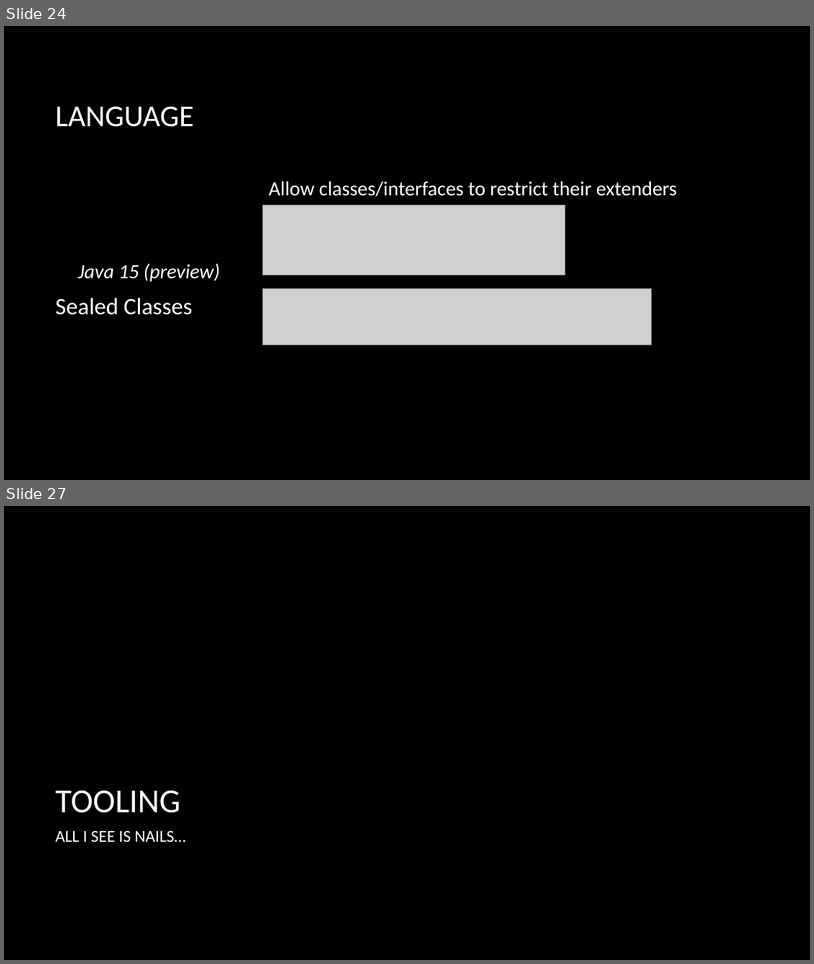
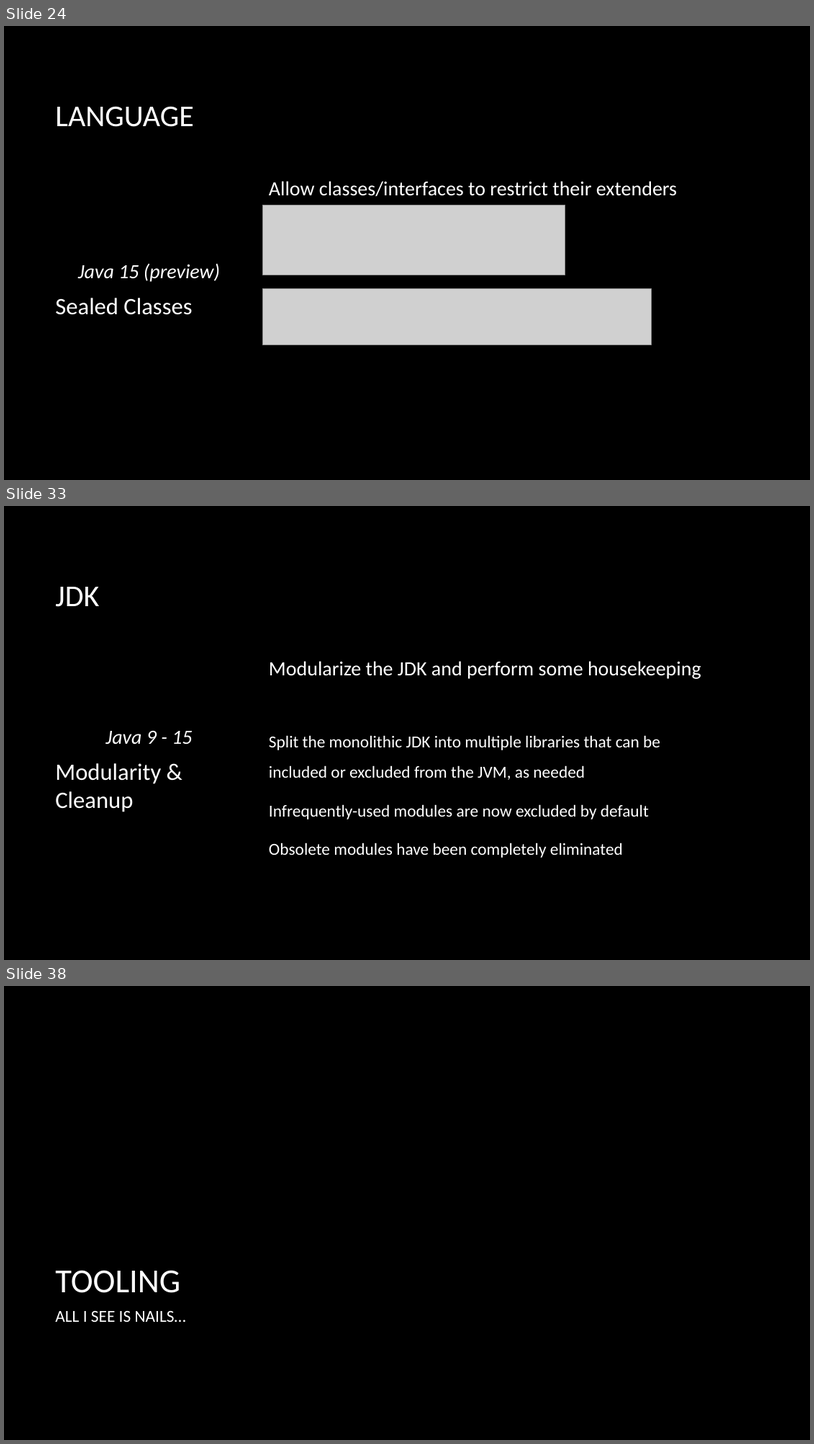
Before and after one commit to macdaddyaz/modern-java, a slide deck: Java 9 and up.pptx. Shown one above the other, each under a label of ours: slides 24 and 27 before the commit, slides 24, 33 and 38 after it; the slides between them are not shown. The pictures are 814x964 and 814x1444 pixels, drawn with LibreOffice and Linux fonts; fonts in the diff are those of the drawing; grey boxes stand for pictures; background and template pictures are left out. Boxes give left, top, right and bottom in pixels: in the first picture for what was removed or moved away, otherwise in the second. Text is boxed around its words. In the diff, an @@ line names an element or a change of style, - is before the commit and + after.

```diff
--- a/Java 9 and up.pptx
+++ b/Java 9 and up.pptx
@@ slide 33 added at (x1=4, y1=506, x2=810, y2=960), background picture (left out) @@
@@ title added at (x1=55, y1=587, x2=99, y2=607), 36 pt, text #FFFFFF @@
+JDK
@@ text added at (x1=269, y1=661, x2=702, y2=857), 20 pt, text #FFFFFF @@
+Modularize the JDK and perform some housekeeping
+Split the monolithic JDK into multiple libraries that can be included or excluded from the JVM, as needed
+Infrequently-used modules are now excluded by default
+Obsolete modules have been completely eliminated
@@ text added at (x1=55, y1=731, x2=192, y2=812), 28 pt, text #FFFFFF @@
+Java 9 - 15
+Modularity & Cleanup
@@ what was slide 27 is now slide 38 @@
```
Also in this commit, not shown: 4 slides changed, 10 other slides added.
